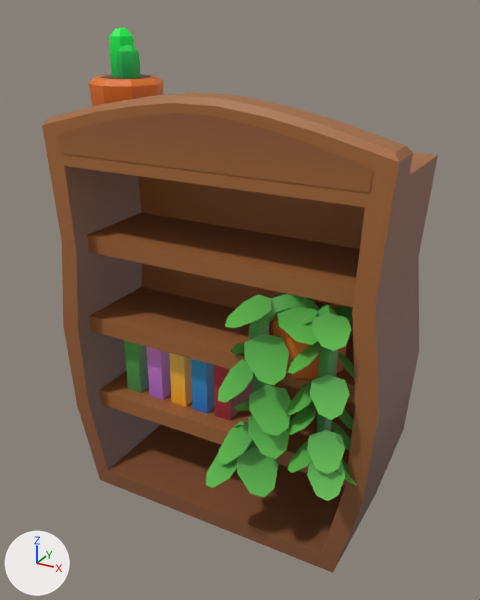
Before and after pictures for a commit that changed the FBX model WorkedUp/Assets/Mesh/Interactables/mesh_bookcase.fbx.
Rendered twice from a 50 mm lens placed at (0.0164, -0.0292, 0.0275), pointed at (0.0007, -0.0008, 0.0132). The lights are fixed; the arrows at lower left show +X, +Y and +Z. Where no turn or scale is listed for an object, it has been applied to the vertices.

Script lines for the objects in view, before the commit:
```python
ob_mesh_bookblue = bpy.data.objects.new('mesh_bookBlue', me_mesh_004)
ob_mesh_bookblue.location = (-0.00151, 0.0, 0.006)
ob_mesh_bookcase = bpy.data.objects.new('mesh_bookcase', me_mesh)
ob_mesh_bookcase.location = (0.0, 0.0, 0.0)
ob_mesh_bookgreen = bpy.data.objects.new('mesh_bookGreen', me_mesh_007)
ob_mesh_bookgreen.location = (-0.00622, 0.0, 0.006)
ob_mesh_bookpink = bpy.data.objects.new('mesh_bookPink', me_mesh_006)
ob_mesh_bookpink.location = (-0.00459, 0.0, 0.006)
ob_mesh_bookred = bpy.data.objects.new('mesh_bookRed', me_mesh_003)
ob_mesh_bookred.location = (0.0, 0.0, 0.006)
ob_mesh_bookyellow = bpy.data.objects.new('mesh_bookYellow', me_mesh_005)
ob_mesh_bookyellow.location = (-0.00298, 0.0, 0.006)
ob_mesh_cactus = bpy.data.objects.new('mesh_cactus', me_mesh_002)
ob_mesh_cactus.location = (-0.00695, 0.00063, 0.02112)
ob_mesh_plant = bpy.data.objects.new('mesh_plant', me_mesh_001)
ob_mesh_plant.location = (0.00518, -0.00158, 0.01083)
```
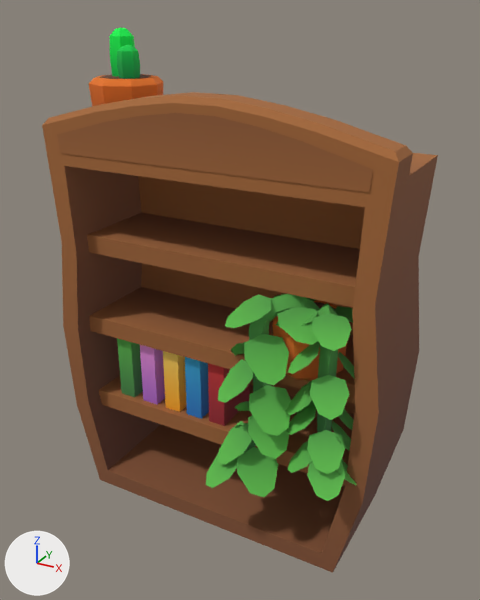
The newer file is also turned or shifted as a whole; pictures and numbers use the older file's frame.

Boxes [x1, y1, x2, y2] around the edits, measured in the pictures (480 x 600 px):
```json
{"object": "mesh_bookcase", "change": "surface changed", "before": [64, 92, 438, 522], "after": [64, 92, 438, 522]}
{"object": "mesh_plant", "change": "surface changed", "before": [219, 322, 347, 479], "after": [219, 322, 347, 479]}
{"object": "mesh_cactus", "change": "surface changed", "before": [93, 27, 163, 106], "after": [93, 27, 163, 106]}
{"object": "mesh_bookBlue", "change": "surface changed, moved", "before": [191, 359, 215, 413], "after": [185, 357, 209, 419]}
{"object": "mesh_bookPink", "change": "surface changed, moved", "before": [146, 346, 171, 400], "after": [140, 345, 165, 404]}
{"object": "mesh_bookYellow", "change": "surface changed, moved", "before": [169, 353, 192, 407], "after": [163, 351, 186, 412]}
{"object": "mesh_bookGreen", "change": "surface changed, moved", "before": [124, 340, 149, 393], "after": [117, 338, 143, 397]}
{"object": "mesh_bookRed", "change": "surface changed, moved", "before": [214, 365, 253, 421], "after": [208, 363, 250, 426], "on screen": "brown to red"}
```

Scene script edits in JSON lines:
```json
{"op": "set", "path": "mat_lambert2.roughness", "old": "0.5", "new": "0.896"}
{"op": "set", "path": "ob_mesh_bookgreen.location", "old": "(-0.00622, 0.0, 0.006)", "new": "(-0.00622, -0.00061, 0.006)"}
{"op": "set", "path": "ob_mesh_bookpink.location", "old": "(-0.00459, 0.0, 0.006)", "new": "(-0.00459, -0.00061, 0.006)"}
{"op": "set", "path": "ob_mesh_bookyellow.location", "old": "(-0.00298, 0.0, 0.006)", "new": "(-0.00298, -0.00061, 0.006)"}
{"op": "set", "path": "ob_mesh_bookred.location", "old": "(0.0, 0.0, 0.006)", "new": "(0.0, -0.00061, 0.006)"}
{"op": "set", "path": "ob_mesh_bookblue.location", "old": "(-0.00151, 0.0, 0.006)", "new": "(-0.00151, -0.00061, 0.006)"}
```
